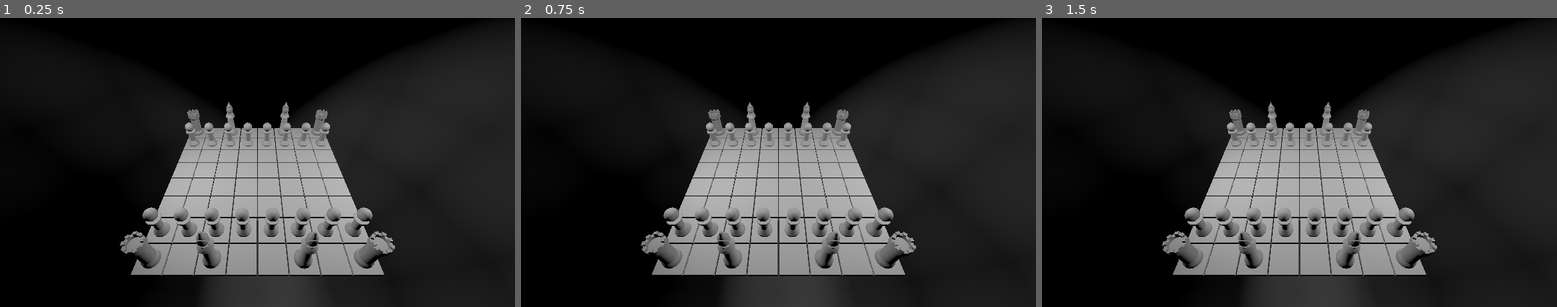
Above: before the commit, frames 1-3 (left to right).
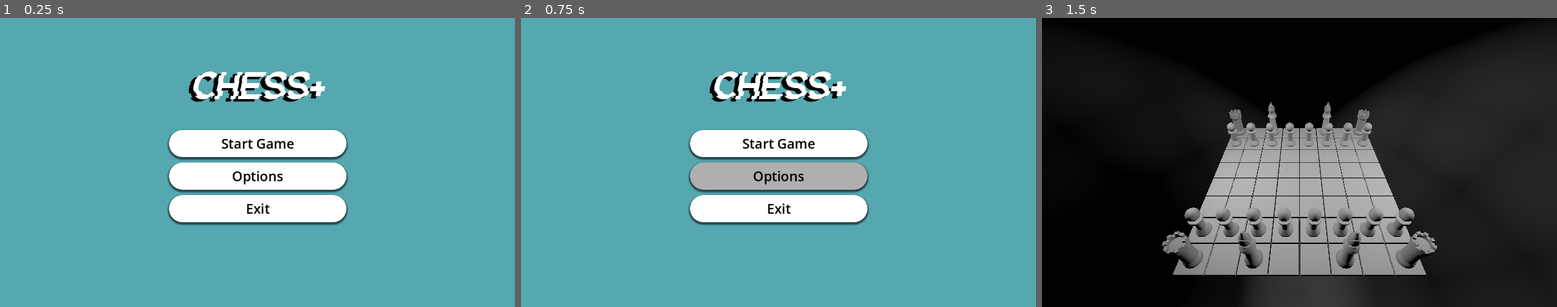
Above: after the commit, the same moments.

Repository: TheLuckyKing25/chess_plus
Game: Godot game, scene res://MainMenu.tscn
The game is run twice, just before and just after one commit, with the same random seed, the same clock (stepped at 60 frames per second) and the same inputs. Before the commit the project starts from res://node_3d.tscn.
Inputs (mouse positions are in pixels of both pictures, inside the frame that each line leads up to):
- Up to frame 1 (0.25 s): no input
- Up to frame 2 (0.75 s): click (778, 176) at 0.5 s, where only the run after the commit has a clickable "Options"
- Up to frame 3 (1.5 s): click (1299, 142) at 1.25 s, where only the run after the commit has a clickable "Start Game"

The runs differ from the first frame. In frame 1, 99% of the frame differs, in the area x 0-100%, y 0-100%; in frame 2, 97%; in frame 3, nothing differs.

Commit message:
Added Main Menu
Added Main Menu that include a Start, Options, and Exit button.

Diff:
--- /dev/null
+++ b/MainMenu.tscn
@@ -0,0 +1,140 @@
+[gd_scene load_steps=8 format=3 uid="uid://camv04tw28yjr"]
+
+[ext_resource type="Script" uid="uid://bmf1w4vumak7x" path="res://main_menu.gd" id="1_eiy7p"]
+[ext_resource type="FontFile" uid="uid://btdvbprakodnv" path="res://GlitchGoblin.ttf" id="1_i26rj"]
+
+[sub_resource type="StyleBoxFlat" id="StyleBoxFlat_eiy7p"]
+bg_color = Color(0.338519, 0.658383, 0.689193, 1)
+
+[sub_resource type="StyleBoxEmpty" id="StyleBoxEmpty_i26rj"]
+
+[sub_resource type="StyleBoxFlat" id="StyleBoxFlat_h7a2f"]
+bg_color = Color(0.687215, 0.687215, 0.687215, 1)
+corner_radius_top_left = 60
+corner_radius_top_right = 60
+corner_radius_bottom_right = 60
+corner_radius_bottom_left = 60
+shadow_size = 5
+shadow_offset = Vector2(0, 3)
+
+[sub_resource type="StyleBoxFlat" id="StyleBoxFlat_qoqlk"]
+bg_color = Color(0.408329, 0.408329, 0.408329, 1)
+corner_radius_top_left = 60
+corner_radius_top_right = 60
+corner_radius_bottom_right = 60
+corner_radius_bottom_left = 60
+shadow_size = 5
+shadow_offset = Vector2(0, 3)
+
+[sub_resource type="StyleBoxFlat" id="StyleBoxFlat_iwfq2"]
+bg_color = Color(1, 1, 1, 1)
+corner_radius_top_left = 60
+corner_radius_top_right = 60
+corner_radius_bottom_right = 60
+corner_radius_bottom_left = 60
+shadow_size = 5
+shadow_offset = Vector2(0, 3)
+
+[node name="MainMenu" type="Control"]
+layout_mode = 3
+anchors_preset = 15
+anchor_right = 1.0
+anchor_bottom = 1.0
+grow_horizontal = 2
+grow_vertical = 2
+script = ExtResource("1_eiy7p")
+
+[node name="Panel" type="Panel" parent="."]
+layout_mode = 1
+anchors_preset = 15
+anchor_right = 1.0
+anchor_bottom = 1.0
+grow_horizontal = 2
+grow_vertical = 2
+theme_override_styles/panel = SubResource("StyleBoxFlat_eiy7p")
+
+[node name="VBoxContainer" type="VBoxContainer" parent="."]
+layout_mode = 1
+anchors_preset = 8
+anchor_left = 0.5
+anchor_top = 0.5
+anchor_right = 0.5
+anchor_bottom = 0.5
+offset_left = -198.5
+offset_top = -73.0
+offset_right = 198.5
+offset_bottom = 134.0
+grow_horizontal = 2
+grow_vertical = 2
+theme_override_constants/separation = 12
+
+[node name="Button" type="Button" parent="VBoxContainer"]
+layout_mode = 2
+size_flags_vertical = 3
+theme_override_colors/font_hover_pressed_color = Color(0, 0, 0, 1)
+theme_override_colors/font_hover_color = Color(0, 0, 0, 1)
+theme_override_colors/font_color = Color(0, 0, 0, 1)
+theme_override_colors/font_focus_color = Color(0, 0, 0, 1)
+theme_override_colors/font_pressed_color = Color(0, 0, 0, 1)
+theme_override_font_sizes/font_size = 30
+theme_override_styles/focus = SubResource("StyleBoxEmpty_i26rj")
+theme_override_styles/hover = SubResource("StyleBoxFlat_h7a2f")
+theme_override_styles/pressed = SubResource("StyleBoxFlat_qoqlk")
+theme_override_styles/normal = SubResource("StyleBoxFlat_iwfq2")
+text = "Start Game"
+
+[node name="Button2" type="Button" parent="VBoxContainer"]
+layout_mode = 2
+size_flags_vertical = 3
+theme_override_colors/font_hover_pressed_color = Color(0, 0, 0, 1)
+theme_override_colors/font_hover_color = Color(0, 0, 0, 1)
+theme_override_colors/font_color = Color(0, 0, 0, 1)
+theme_override_colors/font_focus_color = Color(0, 0, 0, 1)
+theme_override_colors/font_pressed_color = Color(0, 0, 0, 1)
+theme_override_font_sizes/font_size = 30
+theme_override_styles/focus = SubResource("StyleBoxEmpty_i26rj")
+theme_override_styles/hover = SubResource("StyleBoxFlat_h7a2f")
+theme_override_styles/pressed = SubResource("StyleBoxFlat_qoqlk")
+theme_override_styles/normal = SubResource("StyleBoxFlat_iwfq2")
+text = "Options"
+
+[node name="Button3" type="Button" parent="VBoxContainer"]
+layout_mode = 2
+size_flags_vertical = 3
+theme_override_colors/font_hover_pressed_color = Color(0, 0, 0, 1)
+theme_override_colors/font_hover_color = Color(0, 0, 0, 1)
+theme_override_colors/font_color = Color(0, 0, 0, 1)
+theme_override_colors/font_focus_color = Color(0, 0, 0, 1)
+theme_override_colors/font_pressed_color = Color(0, 0, 0, 1)
+theme_override_font_sizes/font_size = 30
+theme_override_styles/focus = SubResource("StyleBoxEmpty_i26rj")
+theme_override_styles/hover = SubResource("StyleBoxFlat_h7a2f")
+theme_override_styles/pressed = SubResource("StyleBoxFlat_qoqlk")
+theme_override_styles/normal = SubResource("StyleBoxFlat_iwfq2")
+text = "Exit
+"
+
+[node name="Label" type="Label" parent="."]
+layout_mode = 1
+anchors_preset = -1
+anchor_left = 0.5
+anchor_top = 0.231
+anchor_right = 0.5
+anchor_bottom = 0.231
+offset_left = -180.5
+offset_top = -49.688
+offset_right = 180.5
+offset_bottom = 49.312
+grow_horizontal = 2
+theme_override_colors/font_shadow_color = Color(0, 0, 0, 1)
+theme_override_constants/shadow_offset_x = -10
+theme_override_constants/shadow_offset_y = 5
+theme_override_fonts/font = ExtResource("1_i26rj")
+theme_override_font_sizes/font_size = 86
+text = "Chess+"
+horizontal_alignment = 1
+vertical_alignment = 1
+
+[connection signal="pressed" from="VBoxContainer/Button" to="." method="_on_start_pressed"]
+[connection signal="pressed" from="VBoxContainer/Button2" to="." method="_on_settings_pressed"]
+[connection signal="pressed" from="VBoxContainer/Button3" to="." method="_on_exit_pressed"]
--- /dev/null
+++ b/main_menu.gd
@@ -0,0 +1,13 @@
+extends Control
+
+
+func _on_start_pressed():
+	get_tree().change_scene_to_file("res://node_3d.tscn")
+
+
+func _on_settings_pressed():
+	print("settings")
+
+
+func _on_exit_pressed():
+	get_tree().quit()
--- a/project.godot
+++ b/project.godot
@@ -11,7 +11,7 @@
 [application]
 
 config/name="New Game Project"
-run/main_scene="uid://h7v0gyqyq0h7"
+run/main_scene="uid://camv04tw28yjr"
 config/features=PackedStringArray("4.4", "Forward Plus")
 config/icon="res://icon.svg"
 
Binary file added: GlitchGoblin.ttf
Not shown, added: GlitchGoblin.ttf.import
Not shown, added: main_menu.gd.uid
